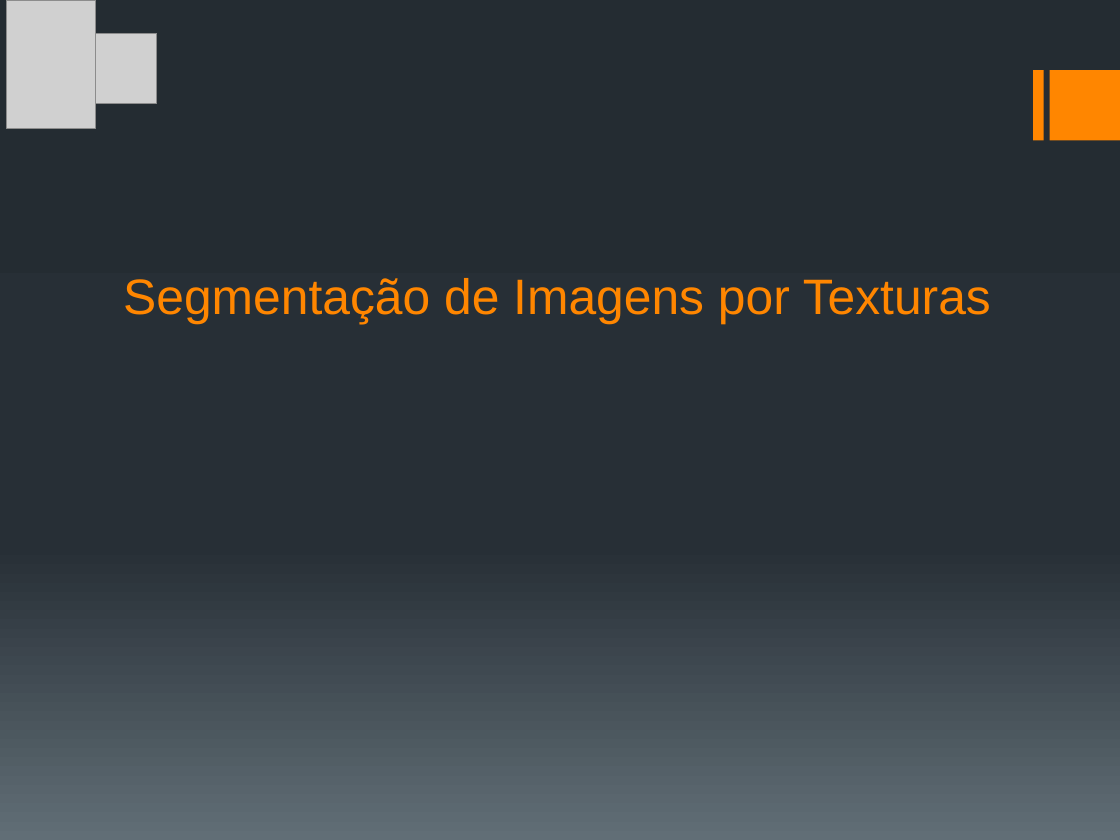
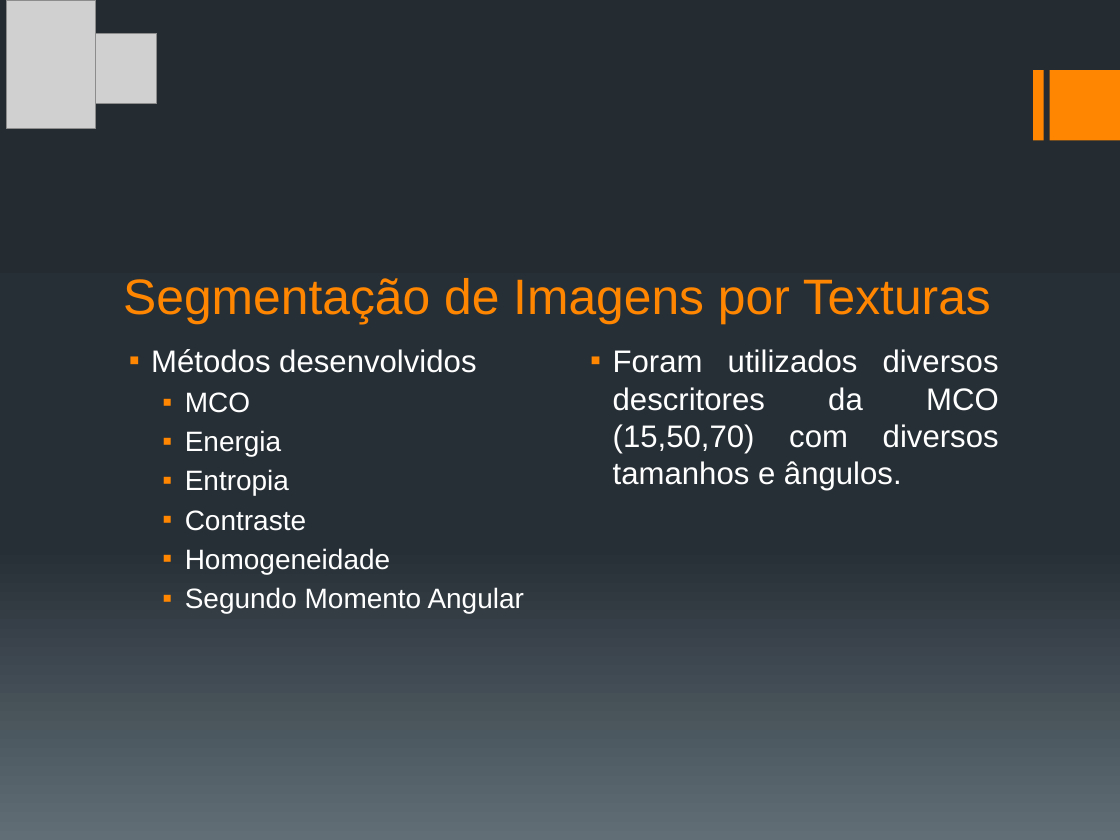
Before and after one commit to aweiand/SegmentaDente, a slide deck: slide 2 of Parte2/Apresentação.pptx. Drawn at 1120x840 pixels with LibreOffice and Linux fonts; fonts in the diff are those of the drawing; grey boxes stand for pictures. Boxes give left, top, right and bottom in pixels: in the first picture for what was removed or moved away, otherwise in the second. Text is boxed around its words. In the diff, an @@ line names an element or a change of style, - is before the commit and + after.

```diff
--- a/Parte2/Apresentação.pptx
+++ b/Parte2/Apresentação.pptx
@@ text added at (151, 349, 524, 613), 18 pt, text #FFFFFF @@
+▪ Métodos desenvolvidos
+  ▪ MCO
+  ▪ Energia
+  ▪ Entropia
+  ▪ Contraste
+  ▪ Homogeneidade
+  ▪ Segundo Momento Angular
@@ text added at (613, 349, 999, 491), 20 pt, text #FFFFFF @@
+▪ Foram utilizados diversos descritores da MCO (15,50,70) com diversos tamanhos e ângulos.
```
Also in this commit, not shown: 2 slides added, 18 other files.
